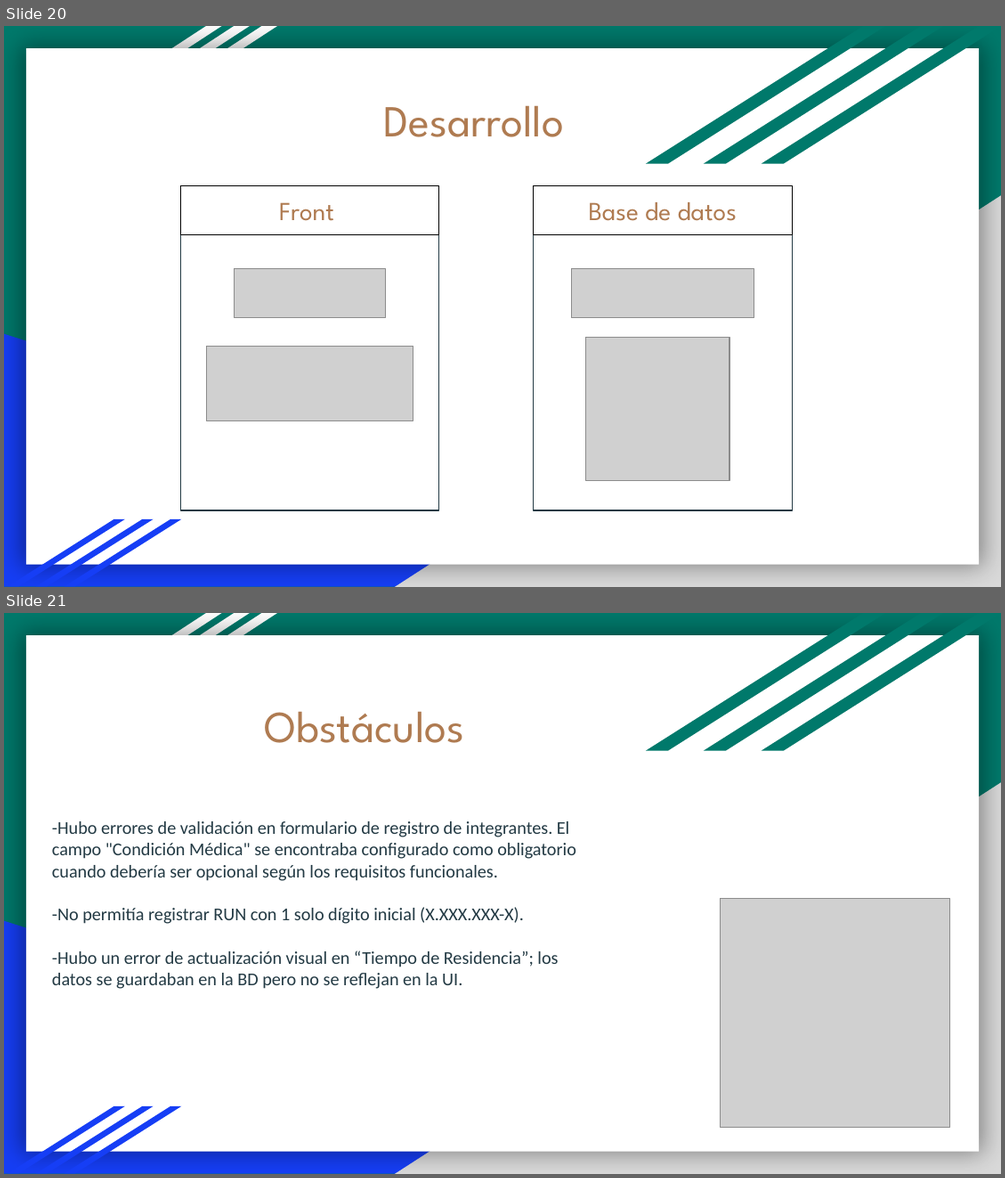
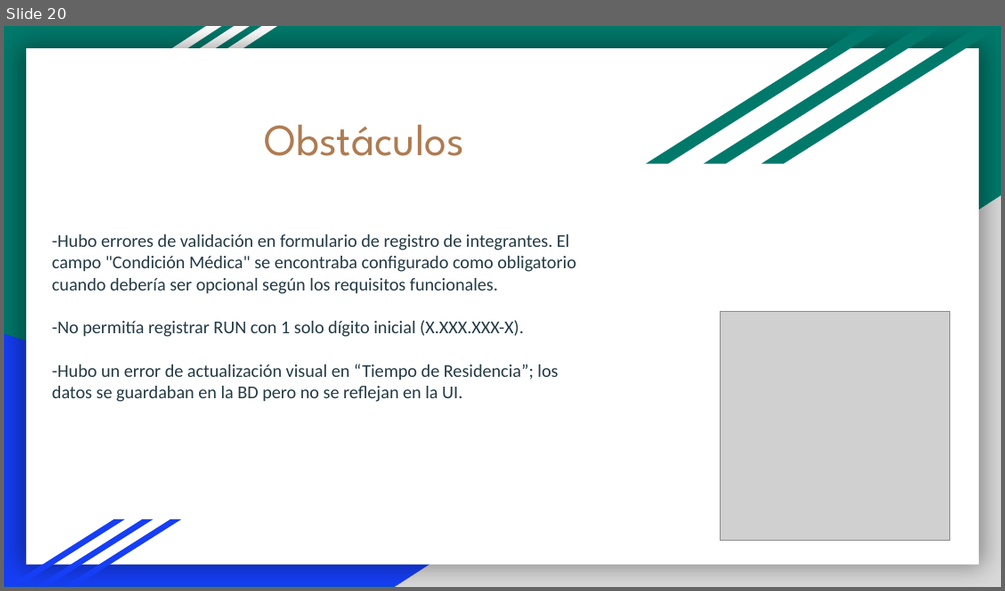
Before and after one commit to kfierroc/Capstone_G6_001, a slide deck: Fase 3/Presentación FINAL.pptx. Shown one above the other, each under a label of ours: slides 20 and 21 before the commit, slide 20 after it. The pictures are 1005x1178 and 1005x591 pixels, drawn with LibreOffice and Linux fonts; fonts in the diff are those of the drawing; grey boxes stand for pictures. Boxes give left, top, right and bottom in pixels: in the first picture for what was removed or moved away, otherwise in the second. Text is boxed around its words. In the diff, an @@ line names an element or a change of style, - is before the commit and + after.

```diff
--- a/Fase 3/Presentación FINAL.pptx
+++ b/Fase 3/Presentación FINAL.pptx
@@ slide 20 removed at [4,26,1001,587], background #00796B; not listed: 12 template elements that a slide beside it also shows @@
@@ title removed at [384,105,564,137] @@
-Desarrollo
@@ title removed at [180,185,438,234] @@
-Front
@@ title removed at [534,185,792,234] @@
-Base de datos
@@ rectangle removed at [180,234,438,510] @@
@@ rectangle removed at [534,234,792,510] @@
@@ picture removed at [235,268,386,317] @@
@@ picture removed at [571,268,754,317] @@
@@ picture removed at [586,337,729,481] @@
@@ picture removed at [206,346,413,421] @@
@@ what was slide 21 is now slide 20 @@
```
Also in this commit, not shown: 3 slides changed, 1 slide added, 20 other files.
